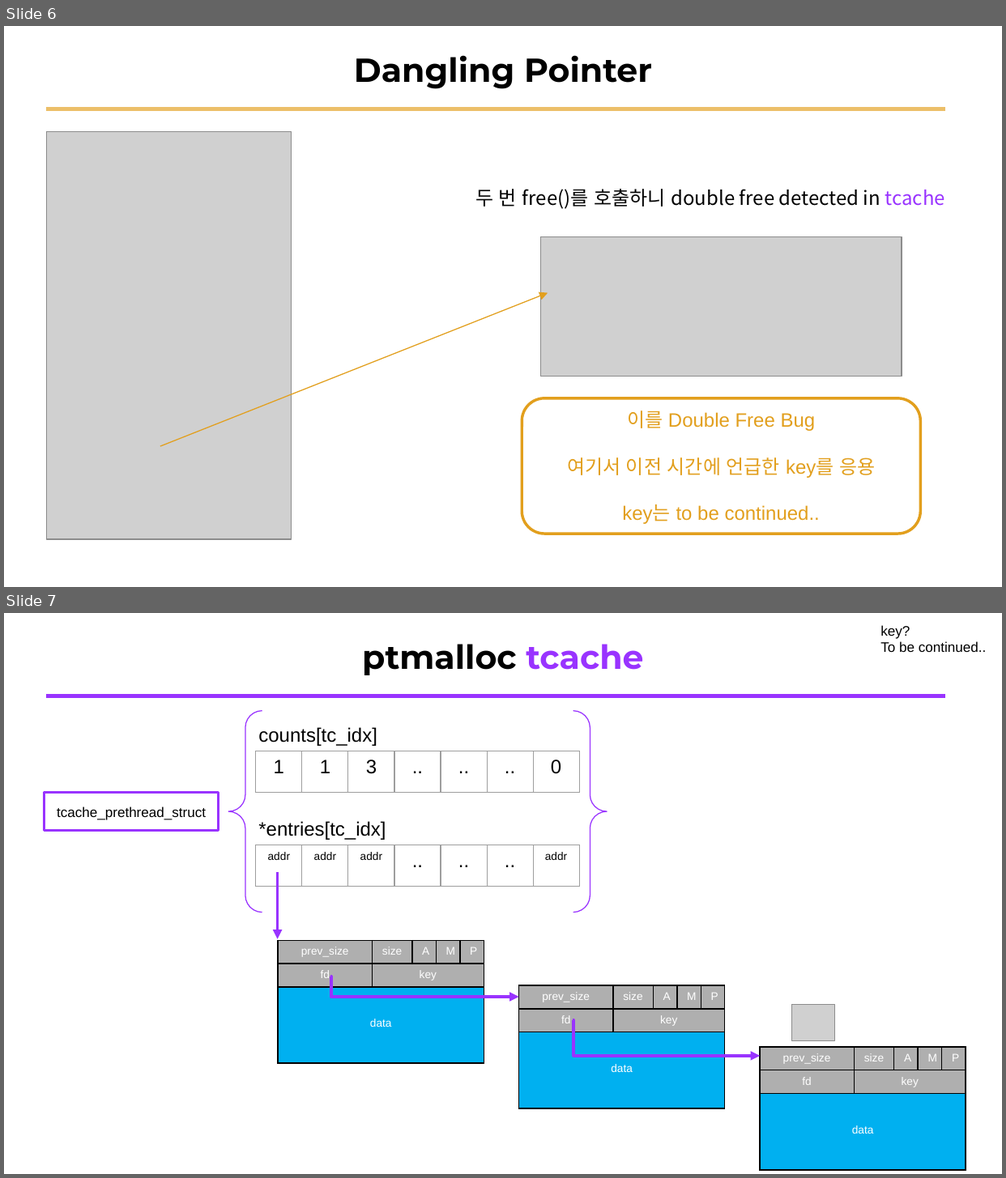
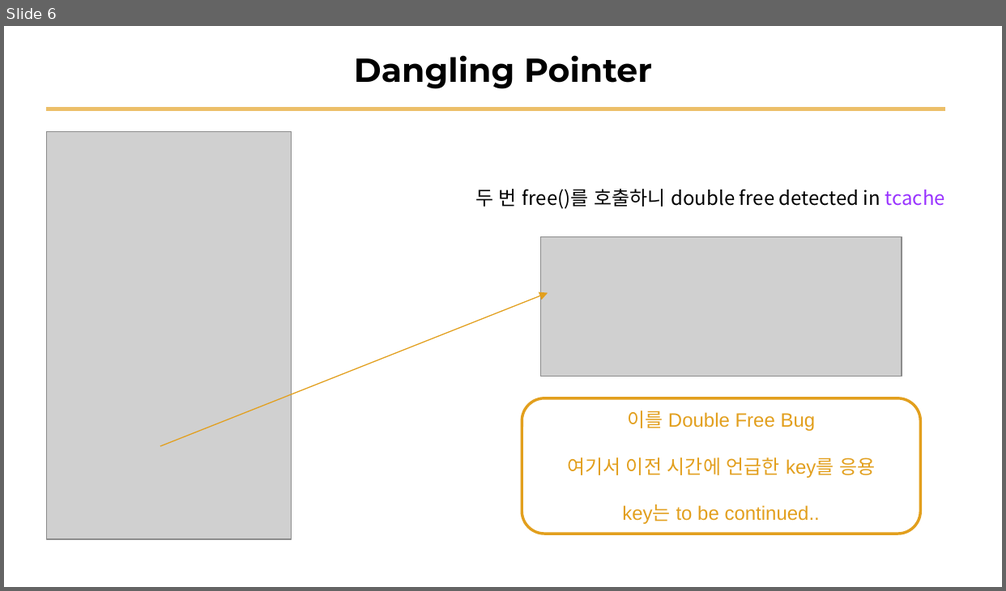
Before and after one commit to sewonpark-sec/SSL-Seminar, a slide deck: 11_Use_After_Free.pptx. Shown one above the other, each under a label of ours: slides 6 and 7 before the commit, slide 6 after it. The pictures are 1006x1178 and 1006x591 pixels, drawn with LibreOffice and Linux fonts; fonts in the diff are those of the drawing; grey boxes stand for pictures. Boxes give left, top, right and bottom in pixels: in the first picture for what was removed or moved away, otherwise in the second. Text is boxed around its words. In the diff, an @@ line names an element or a change of style, - is before the commit and + after.

```diff
--- a/11_Use_After_Free.pptx
+++ b/11_Use_After_Free.pptx
@@ slide 7 removed at (4,613,1002,1174), background #FFFFFF @@
@@ text removed at (880,625,986,652) @@
-key?
-To be continued..
@@ title removed at (362,644,643,675) @@
-ptmalloc tcache
@@ line removed from (46, 696) to (946, 696) @@
@@ brace pair removed at (228,711,607,913) @@
@@ text removed at (258,727,377,746) @@
-counts[tc_idx]
@@ table removed at (255,751,577,793), 1 rows, 7 columns @@
-1 | 1 | 3 | .. | .. | .. | 0
@@ rectangle removed at (44,793,219,831) @@
-tcache_prethread_struct
@@ text removed at (258,821,386,840) @@
-*entries[tc_idx]
@@ table removed at (255,845,577,888), 1 rows, 7 columns @@
-addr | addr | addr | .. | .. | .. | addr
@@ elbow arrow removed from (278, 872) to (278, 939) @@
@@ table removed at (279,940,484,1063), 3 rows, 5 columns @@
-prev_size | size | A | M | P
-fd | key |  |  | 
-data |  |  |  | 
@@ elbow arrow removed from (330, 977) to (519, 997) @@
@@ table removed at (519,986,725,1108), 3 rows, 5 columns @@
-prev_size | size | A | M | P
-fd | key |  |  | 
-data |  |  |  | 
@@ elbow arrow removed from (572, 1020) to (760, 1056) @@
@@ picture removed at (791,1005,834,1041) @@
@@ table removed at (760,1047,965,1169), 3 rows, 5 columns @@
-prev_size | size | A | M | P
-fd | key |  |  | 
-data |  |  |  | 
```
Also in this commit, not shown: 10 slides changed, 4 slides added, 8 other slides removed.
